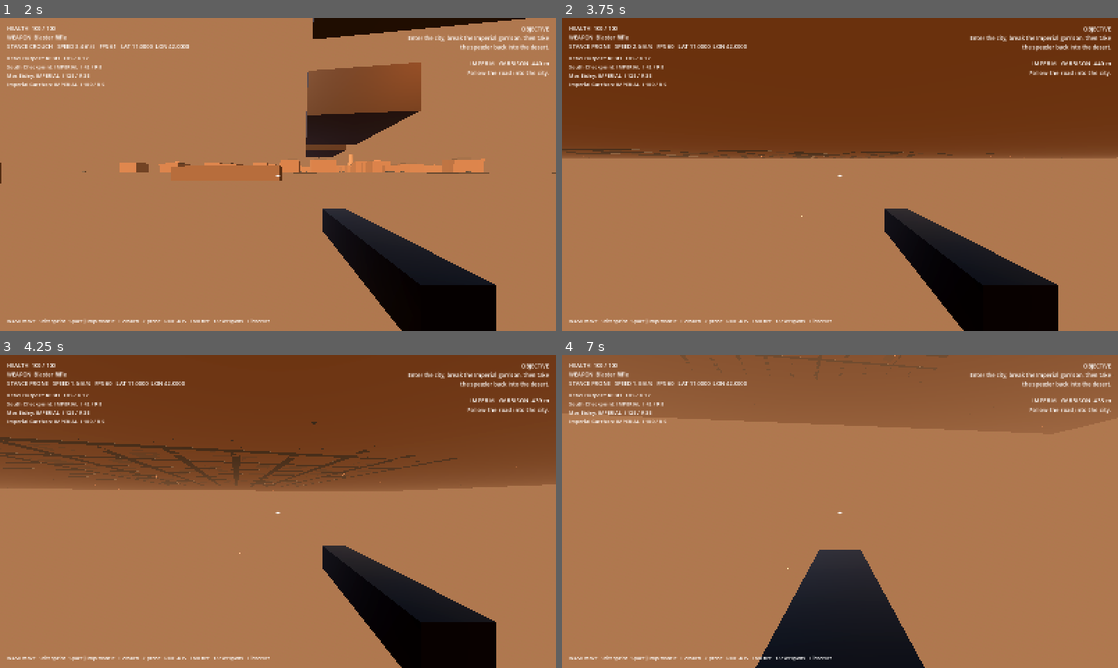
Above: before the commit, frames 1-4 (two rows, left to right).
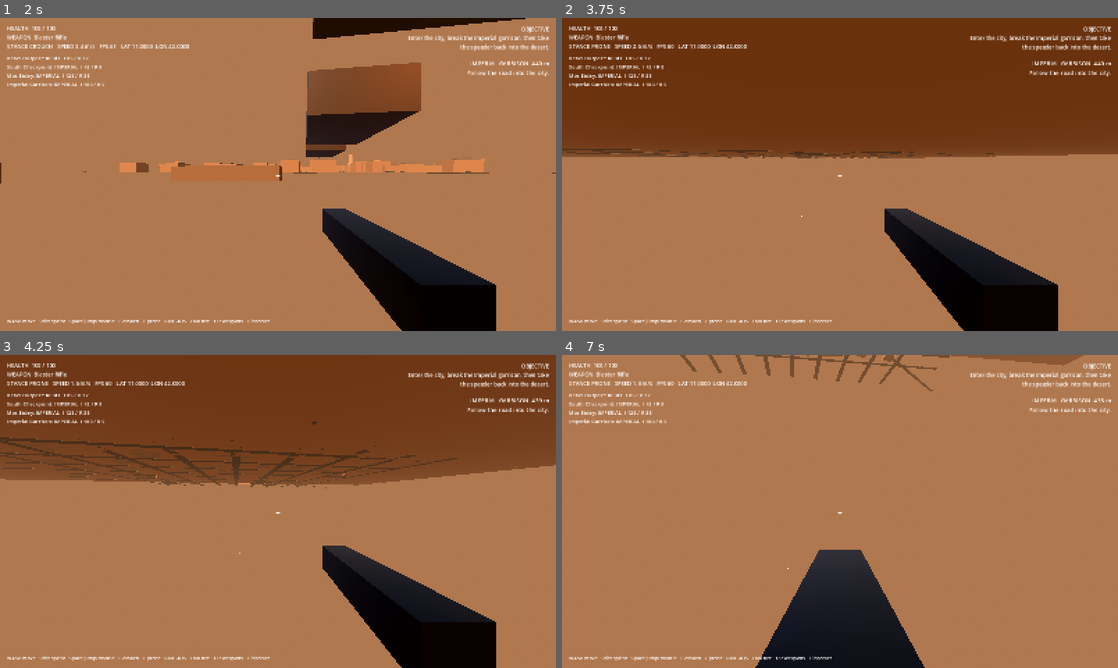
Above: after the commit, the same moments.

Repository: Deputy1389/far-horizon
Game: Godot game, scene res://game/scenes/main.tscn
The game is run twice, just before and just after one commit, with the same random seed, the same clock (stepped at 60 frames per second) and the same inputs.
Inputs (mouse positions are in pixels of both pictures, inside the frame that each line leads up to):
- Up to frame 1 (2 s): move the mouse to (305, 174) at 0.52 s; hold Right mouse button (aim) 0.53-1.28 s; hold W (move_forward) from 0.53 s (still down); click (305, 174) at 0.67 s; tap Space (jump) at 0.77, 1.52 s; move the mouse to (250, 174) at 1.27 s; tap C (crouch) at 1.35 s
- Up to frame 2 (3.75 s): keep holding W (move_forward); move the mouse to (851, 168) at 2.02 s; press the mouse at (851, 168) at 2.03 s; move the mouse to (834, 180) at 2.77 s; release the mouse at (834, 180) at 2.78 s; tap E (interact) at 2.85 s; click (834, 180) at 2.92 s; tap Space (jump) at 3.02 s; move the mouse to (878, 177) at 3.52 s; tap Z (prone) at 3.6 s
- Up to frame 3 (4.25 s): keep holding W (move_forward); tap Space (jump) at 3.77 s
- Up to frame 4 (7 s): move the mouse to (795, 508) at 4.27 s; tap Shift (sprint) at 4.35 s; tap Space (jump) at 4.52, 6.02, 6.77 s; move the mouse to (845, 511) at 5.02 s; tap 1 (weapon_1) at 5.1 s; click (845, 511) at 5.17 s; move the mouse to (817, 505) at 5.77 s; release W (move_forward) at 5.78 s; hold D (move_right) 5.78-6.53 s; tap 2 (weapon_2) at 5.85 s; move the mouse to (867, 511) at 6.52 s; hold W (move_forward) from 6.53 s (still down); hold Right mouse button (aim) from 6.53 s (still down)

Frame 1 is identical in both runs. In frame 2, 0.5% of the frame differs, in the area x 0-100%, y 43-45%; in frame 3, 2.9%; in frame 4, 18%, in the area x 0-100%, y 0-24%.

Commit message:
runtime: reduce initial terrain work and skip headless trimesh collisions

Diff:
--- a/game/scripts/world/procedural_planet.gd
+++ b/game/scripts/world/procedural_planet.gd
@@ -5,7 +5,7 @@
 @export var planet_radius := 6_000_000.0
 @export var chunk_size := 220.0
 @export var chunk_resolution := 17
-@export var chunk_radius := 5
+@export var chunk_radius := 2
 
 var origin_service: FloatingOrigin
 var player: Node3D
@@ -146,13 +146,14 @@
 	mesh_instance.cast_shadow = GeometryInstance3D.SHADOW_CASTING_SETTING_ON
 	root.add_child(mesh_instance)
 
-	var body := StaticBody3D.new()
-	body.collision_layer = 1
-	body.collision_mask = 1
-	var collision := CollisionShape3D.new()
-	collision.shape = mesh.create_trimesh_shape()
-	body.add_child(collision)
-	root.add_child(body)
+	if DisplayServer.get_name() != "headless":
+		var body := StaticBody3D.new()
+		body.collision_layer = 1
+		body.collision_mask = 1
+		var collision := CollisionShape3D.new()
+		collision.shape = mesh.create_trimesh_shape()
+		body.add_child(collision)
+		root.add_child(body)
 	_add_chunk_dressing(root, key, start_x, start_z)
 	return root
 
